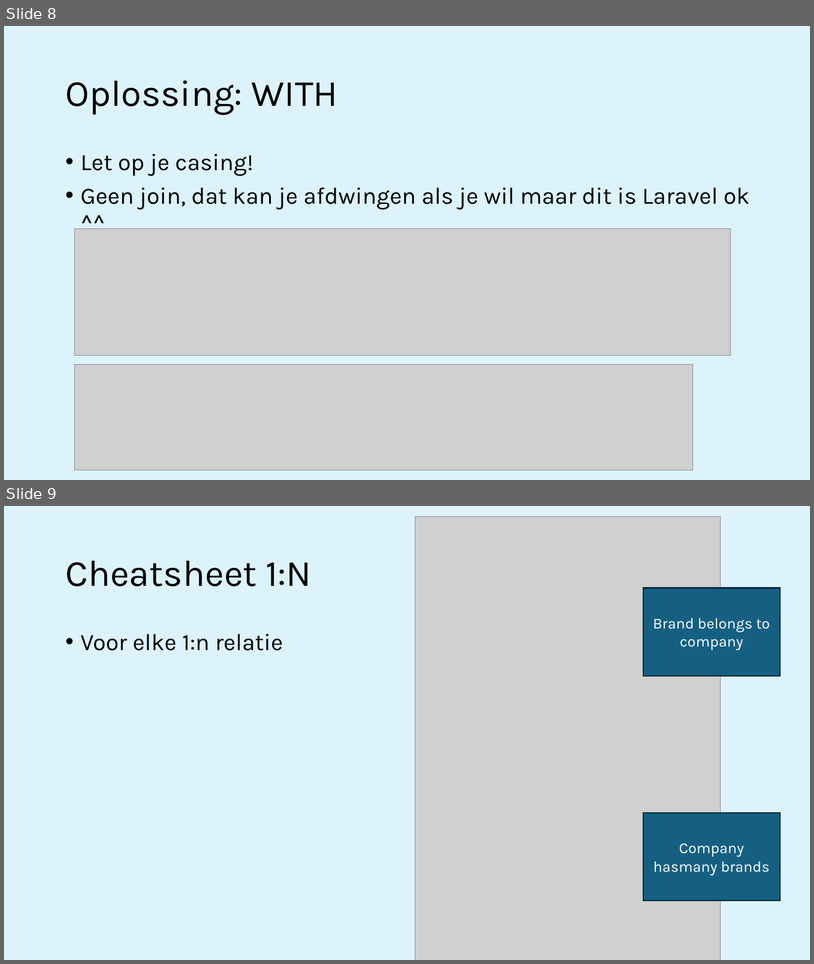
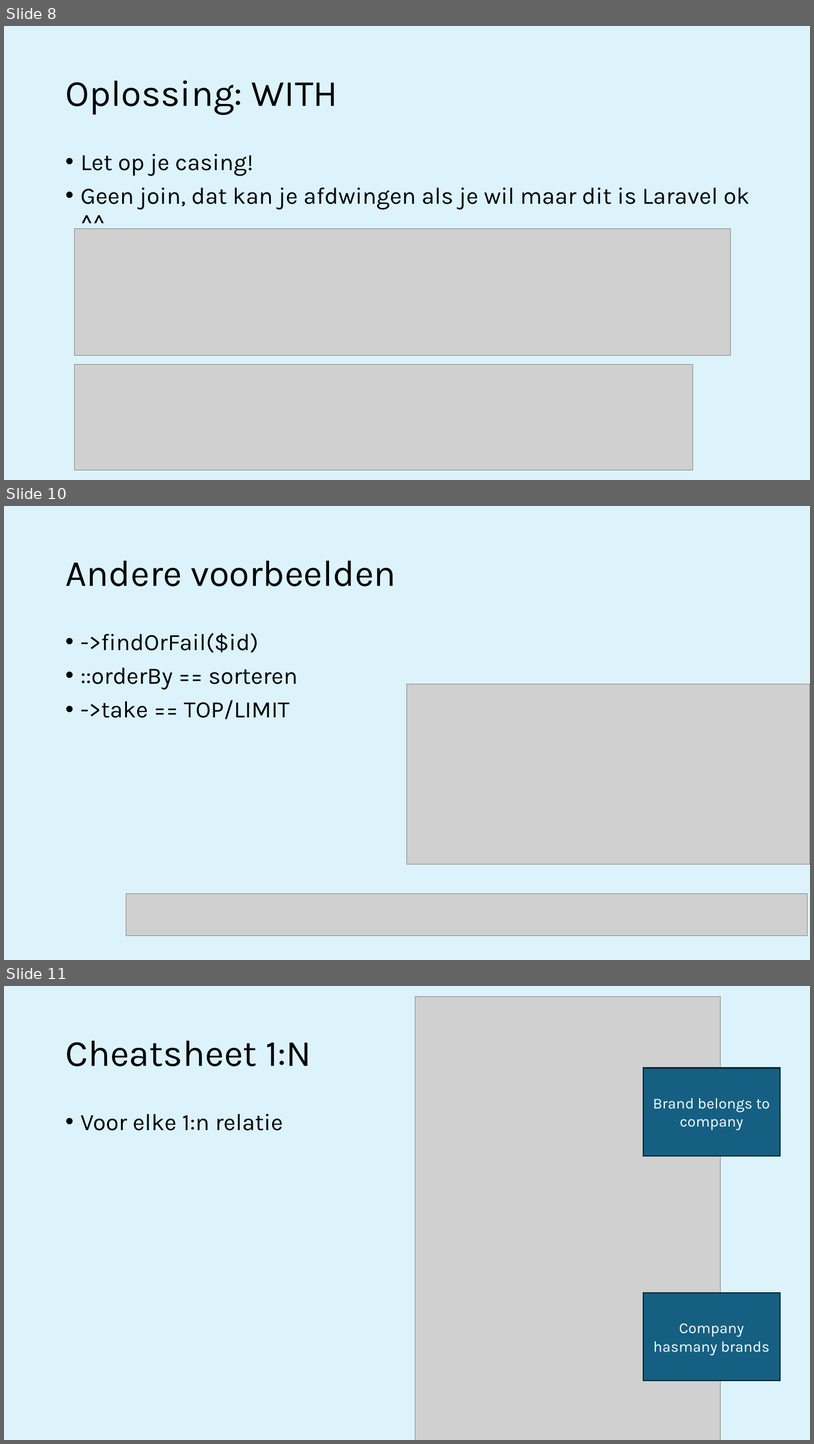
Before and after one commit to progsen/m8prog_laravel, a slide deck: week6 - Databases 2/M8Prog laravel X - Selecting.pptx. Shown one above the other, each under a label of ours: slides 8 and 9 before the commit, slides 8, 10 and 11 after it; the slides between them are not shown. The pictures are 814x964 and 814x1444 pixels, drawn with LibreOffice and Linux fonts; fonts in the diff are those of the drawing; grey boxes stand for pictures. Boxes give left, top, right and bottom in pixels: in the first picture for what was removed or moved away, otherwise in the second. Text is boxed around its words. In the diff, an @@ line names an element or a change of style, - is before the commit and + after.

```diff
--- a/week6 - Databases 2/M8Prog laravel X - Selecting.pptx
+++ b/week6 - Databases 2/M8Prog laravel X - Selecting.pptx
@@ slide 10 added at (4,506,810,960), background #CAEEFB at 65% opacity @@
@@ title added at (65,561,396,586), 44 pt, text #000000 @@
+Andere voorbeelden
@@ text added at (81,633,298,719), 28 pt, text #000000 @@
+• ->findOrFail($id)
+• ::orderBy == sorteren
+• ->take == TOP/LIMIT
@@ picture added at (408,684,810,864) @@
@@ picture added at (126,893,807,936) @@
@@ what was slide 9 is now slide 11 @@
```
Also in this commit, not shown: 1 other slide added, 3 other files.
